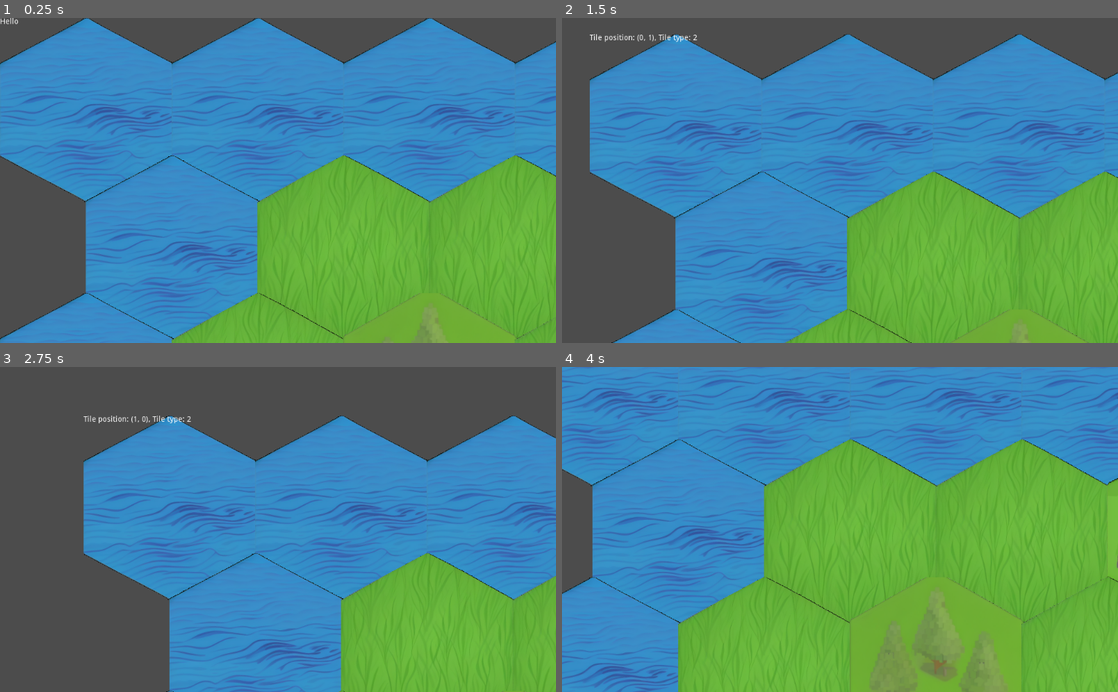
Above: before the commit, frames 1-4 (two rows, left to right).
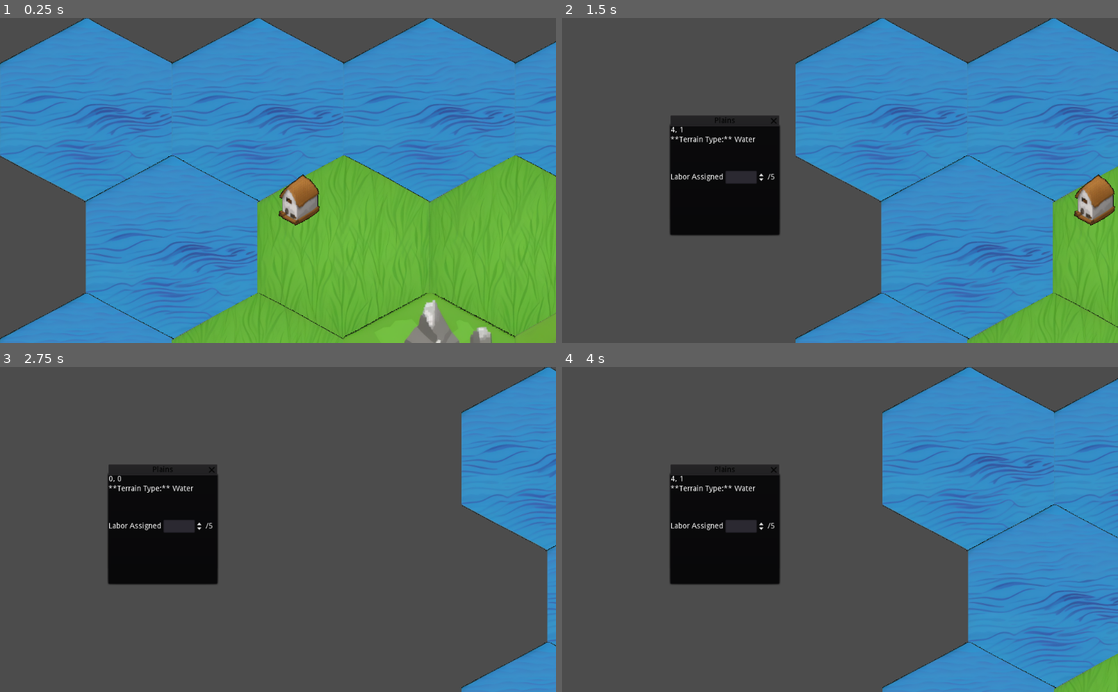
Above: after the commit, the same moments.

Repository: rantahar/city_states
Game: Godot game, scene res://hexmap.tscn
Same seed, same stepped clock (60 frames per second), same inputs: the game is played once before the commit and once after it. The project has no main scene, so this scene is started directly.
Inputs (mouse positions are in pixels of both pictures, inside the frame that each line leads up to):
- Up to frame 1 (0.25 s): no input
- Up to frame 2 (1.5 s): tap Enter at 0.5 s; move the mouse to (962, 164) at 0.52 s; hold Right (ui_right) 0.53-1.25 s; click (962, 164) at 0.67 s; drag from (728, 196) to (812, 245) at 1.27 s
- Up to frame 3 (2.75 s): tap Space at 2 s; move the mouse to (333, 458) at 2.02 s; hold Right (ui_right) from 2.03 s (still down); click (333, 458) at 2.17 s
- Up to frame 4 (4 s): release Right (ui_right) at 2.75 s; drag from (812, 594) to (673, 480) at 2.77 s; tap Enter at 3.5 s; move the mouse to (1006, 578) at 3.52 s; hold Left (ui_left) from 3.53 s (still down); click (1006, 578) at 3.67 s

The runs differ from the first frame. In frame 1, 2.0% of the frame differs, in the area x 0-100%, y 0-100%; in frame 2, 55%; in frame 3, 59%; in frame 4, 89%.

Commit message:
Add players and a tile popup

Diff:
--- a/HexMap.gd
+++ b/BaseMap.gd
@@ -1,8 +1,8 @@
 extends TileMap
 
-var Tile = preload("res://tile.gd")
-onready var info_label = get_node("/root/Game/UI/Label")
+onready var info_label = get_node("/root/Game/UI/TilePopup/Label")
 onready var game = get_node("/root/Game")
+
 
 func set_cells_map():
 	for i in range(len(game.grid)):
@@ -13,12 +13,11 @@
 				Tile.Terrain.FOREST:
 					set_cell(i, j, 0)
 				Tile.Terrain.MOUNTAIN:
+					set_cell(i, j, 3)
+				Tile.Terrain.WATER:
 					set_cell(i, j, 2)
-				Tile.Terrain.WATER:
-					set_cell(i, j, 3)
 				_:
 					set_cell(i, j, -1)
-
 
 
 # Called when the node enters the scene tree for the first time.
@@ -30,12 +29,14 @@
 	# Check if left mouse button is clicked.
 	if event is InputEventMouseButton and event.button_index == BUTTON_LEFT and event.pressed:
 		# Get mouse position.
-		var mouse_pos = get_global_mouse_position()
+		var mouse_pos = get_global_mouse_position() - game.position
 		# Convert to tile coordinates.
 		var tile_pos = world_to_map(mouse_pos)
-		var tile_type = get_cell(tile_pos.x, tile_pos.y)
-		# Print the tile coordinates.
-		info_label.text = "Tile position: " + str(tile_pos) + ", Tile type: " + str(tile_type)
+		var clicked_tile = game.grid[tile_pos.x][tile_pos.y]
+
+		if clicked_tile:
+			var popup = get_node("/root/Game/UI/TilePopup")
+			popup.update_popup(clicked_tile)
 
 func _process(delta):
 	set_cells_map()
--- /dev/null
+++ b/BuildingLayer.gd
@@ -0,0 +1,8 @@
+extends TileMap
+
+var Tile = preload("res://tile.gd")
+onready var game = get_node("/root/Game")
+
+func _process(delta):
+	for city in game.cities:
+		set_cellv(city.location, city.level)
--- /dev/null
+++ b/City.gd
@@ -0,0 +1,15 @@
+extends Node
+class_name City
+
+var location : Vector2  # The Tile that this City is located on.
+var player : Player  # The Player that owns this City.
+var level : int
+
+func _init(location : Vector2, player : Player):
+	self.location = location
+	self.player = player
+	self.level = 0
+
+# Get the index of the sprite for this city.
+func get_sprite_index() -> int:
+    return 0
--- /dev/null
+++ b/TilePopup.gd
@@ -0,0 +1,17 @@
+extends WindowDialog
+
+# Assume we have these child nodes
+onready var label = get_node("RowContainer/TileLabel")
+onready var description = get_node("RowContainer/Description")
+onready var labormaxtext = get_node("RowContainer/LaborContainer/BtnRight")
+
+func update_popup(tile):
+	# Update the label with the tile's coordinates
+	label.text = str(tile.x) + ", " + str(tile.y)
+	# Update the rich text label with the tile's type
+	description.bbcode_text = "**Terrain Type:** " + tile.get_terrain_string()
+	# Update the maximum labor count
+	labormaxtext.text = "/5"
+	self.popup_centered_minsize()
+	self.rect_position = Vector2(200, 200)
+	self.popup()
--- a/game.gd
+++ b/game.gd
@@ -1,20 +1,30 @@
 extends Node2D
-
-var Tile = preload("res://tile.gd")
 
 var drag_previous_position = Vector2()
 var zoom_speed = 0.1
 var min_zoom = 0.5
 var max_zoom = 2.0
+var map_move_speed = 10
+var grid = []
+var cities = []
 
-var grid = []
+enum GameState { PLAYER_TURN, AI_TURN, END_GAME }
+var currentState = GameState.PLAYER_TURN
+var playerIndex = 0
+
+var players = [
+	LocalHumanPlayer.new(),
+	AIPlayer.new()
+]
+
 var map = [
-	[1, 1, 1, 1, 1],
-	[1, 0, 0, 2, 1],
-	[1, 0, 2, 2, 1],
-	[1, 3, 0, 2, 1],
-	[1, 1, 1, 1, 1]
+	[3, 3, 3, 3, 3],
+	[3, 0, 0, 2, 3],
+	[3, 0, 1, 2, 3],
+	[3, 1, 1, 2, 3],
+	[3, 3, 3, 3, 3]
 ]
+
 
 # Called when the node enters the scene tree for the first time.
 func _init():
@@ -23,14 +33,43 @@
 	for i in range(grid_width):
 		grid.append([])
 		for j in range(grid_height):
-			grid[i].append(Tile.new(map[i][j]))
+			grid[i].append(Tile.new(map[j][i], i, j))
+	cities.append(City.new(Vector2(1, 1), players[0]))
+	cities.append(City.new(Vector2(3, 3), players[1]))
 
 func _ready():
 	pass
 
 # Called every frame. 'delta' is the elapsed time since the previous frame.
-#func _process(delta):
-#	pass
+func _process(delta):
+
+	if players[playerIndex].is_done():
+		playerIndex = (playerIndex + 1) % players.size()
+		if players[playerIndex] is LocalHumanPlayer:
+			currentState = GameState.PLAYER_TURN
+		elif players[playerIndex] is AIPlayer:
+			currentState = GameState.AI_TURN
+
+	match currentState:
+		GameState.PLAYER_TURN:
+			# take inputs from the player UI
+			pass
+		_:
+			# Just keep updating the map while the AI (or remote player) takes actions
+			pass
+
+	var direction = Vector2.ZERO
+	if Input.is_action_pressed("ui_left"):
+		direction.x -= 1
+	if Input.is_action_pressed("ui_right"):
+		direction.x += 1
+	if Input.is_action_pressed("ui_up"):
+		direction.y -= 1
+	if Input.is_action_pressed("ui_down"):
+		direction.y += 1
+
+	self.position += direction.normalized() * map_move_speed
+
 
 func _unhandled_input(event):
 	if event is InputEventMouseButton:
--- a/hexmap.tscn
+++ b/hexmap.tscn
@@ -1,11 +1,14 @@
-[gd_scene load_steps=8 format=2]
+[gd_scene load_steps=12 format=2]
 
 [ext_resource path="res://game.gd" type="Script" id=1]
 [ext_resource path="res://sprites/forest_pixel_1.png" type="Texture" id=2]
 [ext_resource path="res://sprites/grass_1.png" type="Texture" id=3]
 [ext_resource path="res://sprites/water_2.png" type="Texture" id=4]
 [ext_resource path="res://sprites/mountain_1.png" type="Texture" id=5]
-[ext_resource path="res://HexMap.gd" type="Script" id=6]
+[ext_resource path="res://BaseMap.gd" type="Script" id=6]
+[ext_resource path="res://sprites/building_2.png" type="Texture" id=7]
+[ext_resource path="res://BuildingLayer.gd" type="Script" id=8]
+[ext_resource path="res://TilePopup.gd" type="Script" id=9]
 
 [sub_resource type="TileSet" id=1]
 0/name = "forest_pixel_1.png 0"
@@ -49,10 +52,22 @@
 3/shapes = [  ]
 3/z_index = 0
 
+[sub_resource type="TileSet" id=2]
+0/name = "building_2.png 0"
+0/texture = ExtResource( 7 )
+0/tex_offset = Vector2( 0, 0 )
+0/modulate = Color( 1, 1, 1, 1 )
+0/region = Rect2( 12, 0, 157, 180 )
+0/tile_mode = 0
+0/occluder_offset = Vector2( 0, 0 )
+0/navigation_offset = Vector2( 0, 0 )
+0/shapes = [  ]
+0/z_index = 0
+
 [node name="Game" type="Node2D"]
 script = ExtResource( 1 )
 
-[node name="TileMap" type="TileMap" parent="."]
+[node name="BaseMap" type="TileMap" parent="."]
 tile_set = SubResource( 1 )
 cell_size = Vector2( 316, 254 )
 cell_half_offset = 0
@@ -60,11 +75,64 @@
 format = 1
 script = ExtResource( 6 )
 
+[node name="BuildingLayer" type="TileMap" parent="."]
+tile_set = SubResource( 2 )
+cell_size = Vector2( 316, 254 )
+cell_half_offset = 0
+format = 1
+script = ExtResource( 8 )
+
 [node name="UI" type="Control" parent="."]
 margin_right = 40.0
 margin_bottom = 40.0
 
-[node name="Label" type="Label" parent="UI"]
-margin_right = 435.0
-margin_bottom = 360.0
-text = "Hello"
+[node name="TilePopup" type="WindowDialog" parent="UI"]
+visible = true
+self_modulate = Color( 0.164706, 0.164706, 0.164706, 1 )
+margin_right = 200.0
+margin_bottom = 200.0
+rect_min_size = Vector2( 10, 10 )
+window_title = "Plains"
+script = ExtResource( 9 )
+
+[node name="RowContainer" type="VBoxContainer" parent="UI/TilePopup"]
+margin_right = 113.0
+margin_bottom = 66.0
+
+[node name="TileLabel" type="Label" parent="UI/TilePopup/RowContainer"]
+margin_right = 200.0
+margin_bottom = 14.0
+text = "Tile 1, 1"
+
+[node name="Description" type="RichTextLabel" parent="UI/TilePopup/RowContainer"]
+margin_top = 18.0
+margin_right = 200.0
+margin_bottom = 78.0
+rect_min_size = Vector2( 180, 60 )
+text = "Resources:
+Improvements:
+City Information:"
+
+[node name="LaborContainer" type="HBoxContainer" parent="UI/TilePopup/RowContainer"]
+margin_top = 82.0
+margin_right = 200.0
+margin_bottom = 106.0
+
+[node name="BtnLeft" type="Label" parent="UI/TilePopup/RowContainer/LaborContainer"]
+margin_top = 5.0
+margin_right = 97.0
+margin_bottom = 19.0
+text = "Labor Assigned"
+
+[node name="Button" type="SpinBox" parent="UI/TilePopup/RowContainer/LaborContainer"]
+margin_left = 101.0
+margin_right = 175.0
+margin_bottom = 24.0
+max_value = 10.0
+
+[node name="BtnRight" type="Label" parent="UI/TilePopup/RowContainer/LaborContainer"]
+margin_left = 179.0
+margin_top = 5.0
+margin_right = 200.0
+margin_bottom = 19.0
+text = "/10"
--- /dev/null
+++ b/player/AIPlayer.gd
@@ -0,0 +1,9 @@
+extends Player
+class_name AIPlayer
+
+func is_done():
+	return true
+
+func turnActions():
+	# Check user input to decide actions
+	pass
--- /dev/null
+++ b/player/LocalHumanPlayer.gd
@@ -0,0 +1,9 @@
+extends Player
+class_name LocalHumanPlayer
+
+func is_done():
+	return true
+
+func turnActions():
+	# Check user input to decide actions
+	pass
--- /dev/null
+++ b/player/Player.gd
@@ -0,0 +1,11 @@
+extends Node
+
+class_name Player
+var score = 0
+var resources = []
+
+func turnActions():
+	pass
+
+func is_done():
+	return true
--- /dev/null
+++ b/player/RemotePlayer.gd
@@ -0,0 +1,9 @@
+extends Player
+class_name RemotePlayer
+
+func is_done():
+	return true
+
+func turnActions():
+	# Check user input to decide actions
+	pass
--- a/project.godot
+++ b/project.godot
@@ -8,9 +8,44 @@
 
 config_version=4
 
-_global_script_classes=[  ]
+_global_script_classes=[ {
+"base": "Player",
+"class": "AIPlayer",
+"language": "GDScript",
+"path": "res://player/AIPlayer.gd"
+}, {
+"base": "Node",
+"class": "City",
+"language": "GDScript",
+"path": "res://City.gd"
+}, {
+"base": "Player",
+"class": "LocalHumanPlayer",
+"language": "GDScript",
+"path": "res://player/LocalHumanPlayer.gd"
+}, {
+"base": "Node",
+"class": "Player",
+"language": "GDScript",
+"path": "res://player/Player.gd"
+}, {
+"base": "Player",
+"class": "RemotePlayer",
+"language": "GDScript",
+"path": "res://player/RemotePlayer.gd"
+}, {
+"base": "Reference",
+"class": "Tile",
+"language": "GDScript",
+"path": "res://tile.gd"
+} ]
 _global_script_class_icons={
-
+"AIPlayer": "",
+"City": "",
+"LocalHumanPlayer": "",
+"Player": "",
+"RemotePlayer": "",
+"Tile": ""
 }
 
 [application]
--- a/tile.gd
+++ b/tile.gd
@@ -1,14 +1,35 @@
 extends Reference
+class_name Tile
 
 enum Terrain { PLAINS, MOUNTAIN, FOREST, WATER }
 
+var location : Vector2
+var x : int
+var y : int
 var terrain = Terrain.PLAINS
+var city : City = null
 
-func _init(_terrain = Terrain.PLAINS):
+func _init(_terrain = Terrain.PLAINS, _x = 0, _y = 0):
 	terrain = _terrain
+	x = _x
+	y = _y
+	location = Vector2(_x, _y)
 
 func set_terrain(_terrain):
 	terrain = _terrain
 
 func get_terrain():
 	return terrain
+
+func get_terrain_string():
+	match terrain:
+		Terrain.PLAINS:
+			return("Plains")
+		Terrain.MOUNTAIN:
+			return("Mountain")
+		Terrain.FOREST:
+			return("Forest")
+		Terrain.WATER:
+			return("Water")
+		_:
+			return("")
